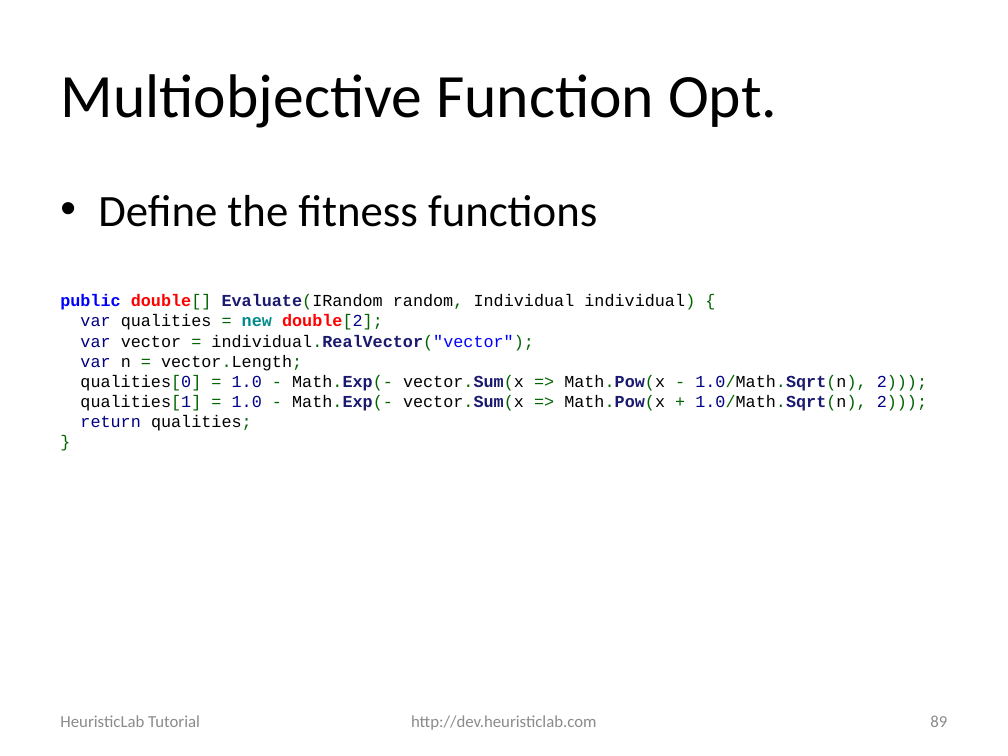
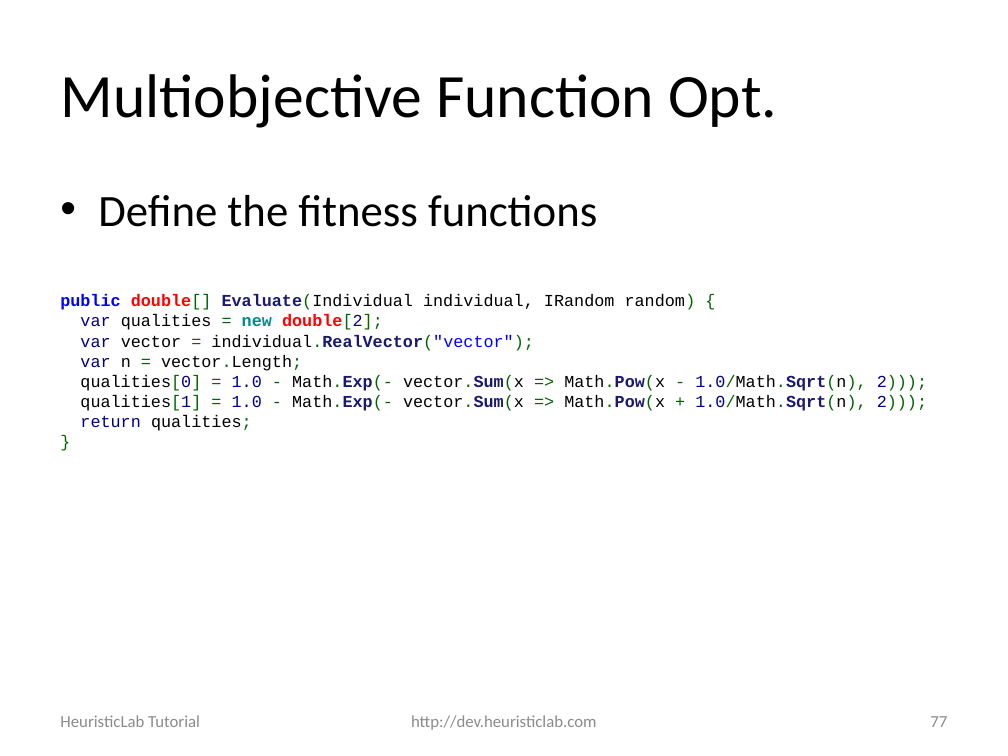
Before and after one commit to heal-research/HeuristicLab, a slide deck: slide 77 of documentation/Tutorials/Optimizing External Applications with HeuristicLab.pptx (slide 89 before the commit). Drawn at 1008x756 pixels with LibreOffice and Linux fonts; fonts in the diff are those of the drawing; background and template pictures are left out. Boxes give left, top, right and bottom in pixels: in the first picture for what was removed or moved away, otherwise in the second. Text is boxed around its words. In the diff, an @@ line names an element or a change of style, - is before the commit and + after.

```diff
--- a/documentation/Tutorials/Optimizing External Applications with HeuristicLab.pptx
+++ b/documentation/Tutorials/Optimizing External Applications with HeuristicLab.pptx
@@ text at box(60, 294, 696, 310): text changed @@
-public double[] Evaluate(IRandom random, Individual individual) {
+public double[] Evaluate(Individual individual, IRandom random) {
@@ page number at box(930, 716, 947, 727): text changed @@
-89
+77
```
Also in this commit, not shown: 17 other slides changed, 12 slides removed.
